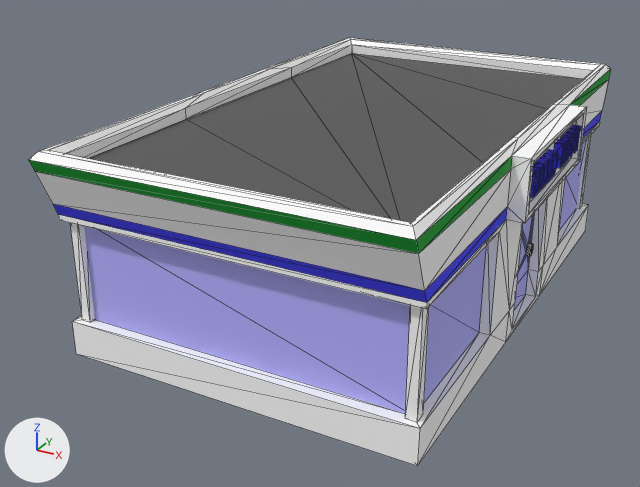
Renders of the FBX model Trafficking/Assets/Art/Models/Props/Buildings/Wood Wart.FBX from each side of a commit.
Before and after are seen from a camera (50 mm lens) standing at (7.4, -15.89, 8.67) and looking at (-0.75, -1.08, 1.26). Arrows for +X, +Y and +Z are at lower left; the lights stay in place. Mesh edges are drawn as thin lines. Where no turn or scale is listed for an object, it has been applied to the vertices.

Objects in the first picture: 'Wood Wart'.
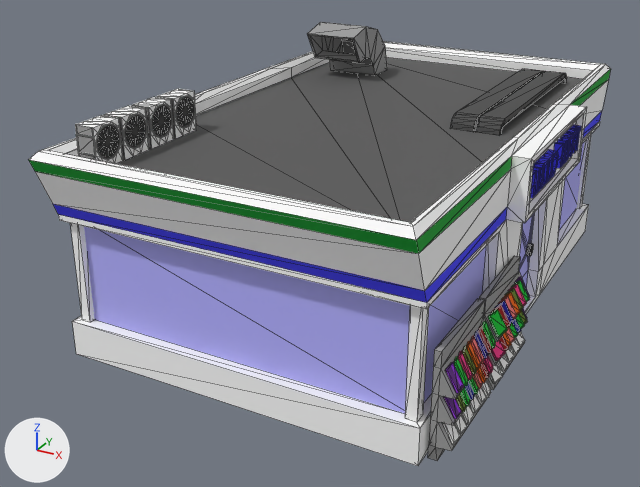
The change, as JSON lines over the scene's bpy script:
```json
{"block": "me_mesh", "where": "# used by ob_wood_wart; location = (0.0, 0.0, 0.0)"}
{"op": "remove", "block": "me_mesh", "code": "me_mesh.from_pydata(...)  # 422 vertices, 804 faces; spans x -3.68..3.68, y -5.85..5.85, z 0.0..4.12"}
{"op": "add", "block": "me_mesh", "code": "me_mesh.from_pydata(...)  # 1774 vertices, 3280 faces; spans x -3.68..3.83, y -5.85..5.85, z 0.0..5.0"}
{"block": "me_mesh", "change": "me_mesh part 1: 788 vertices added at x -3.1..-2.7, y -5.27..-2.46, z 3.77..4.54"}
{"block": "me_mesh", "change": "me_mesh part 2: 524 vertices added at x 1.53..3.83, y -5.08..4.97, z 0.0..4.03"}
{"block": "me_mesh", "change": "me_mesh part 3: 40 vertices added at x -2.95..-1.74, y 2.32..4.21, z 3.74..5.0"}
```

Where the change shows, as pixel boxes [x1, y1, x2, y2] in the pictures (640 x 487 px):
```json
{"object": "Wood Wart", "change": "reshaped", "before": [29, 38, 611, 466], "after": [29, 22, 611, 466]}
{"part": 1, "of": "me_mesh", "change": "added", "after": [75, 89, 197, 164]}
{"part": 2, "of": "me_mesh", "change": "added", "after": [428, 69, 567, 461]}
{"part": 3, "of": "me_mesh", "change": "added", "after": [307, 22, 387, 75]}
```
